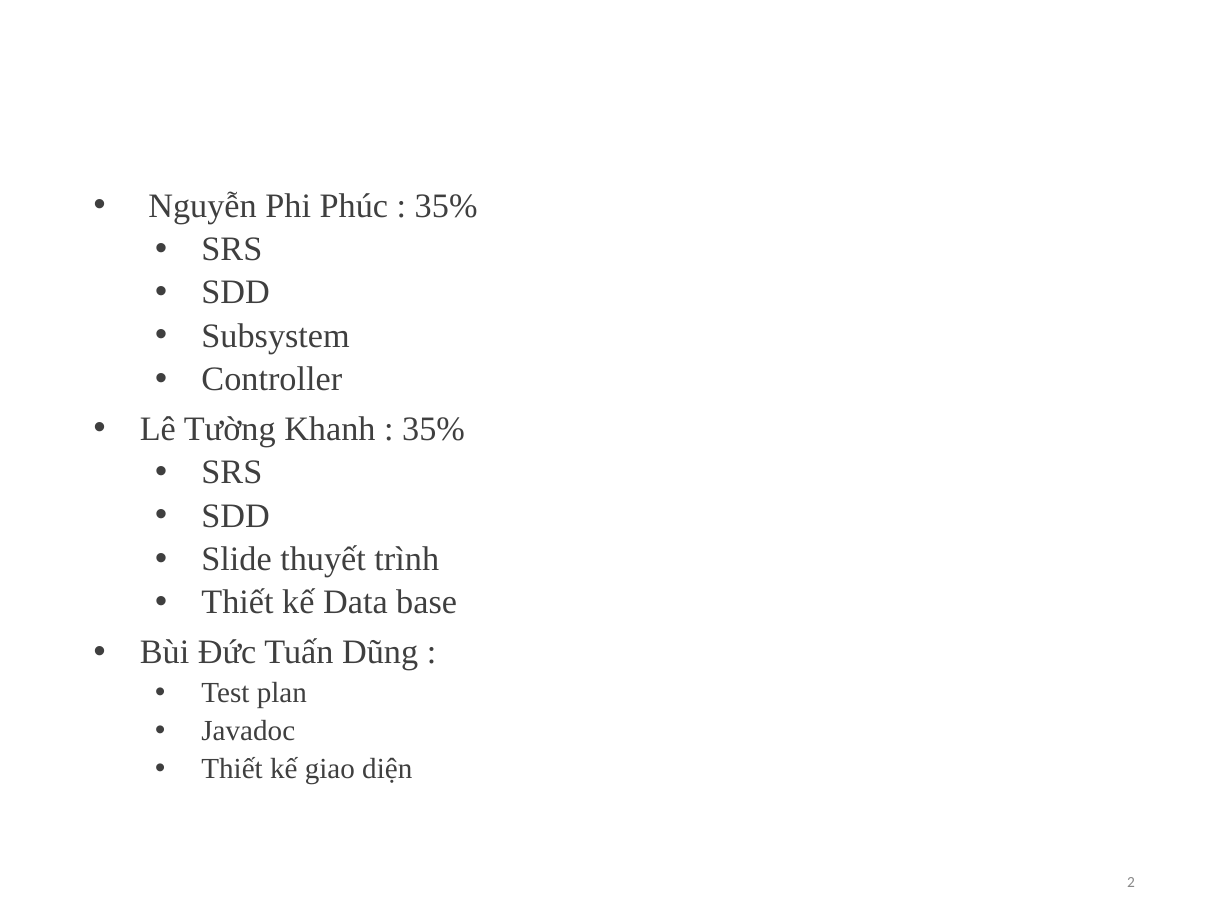
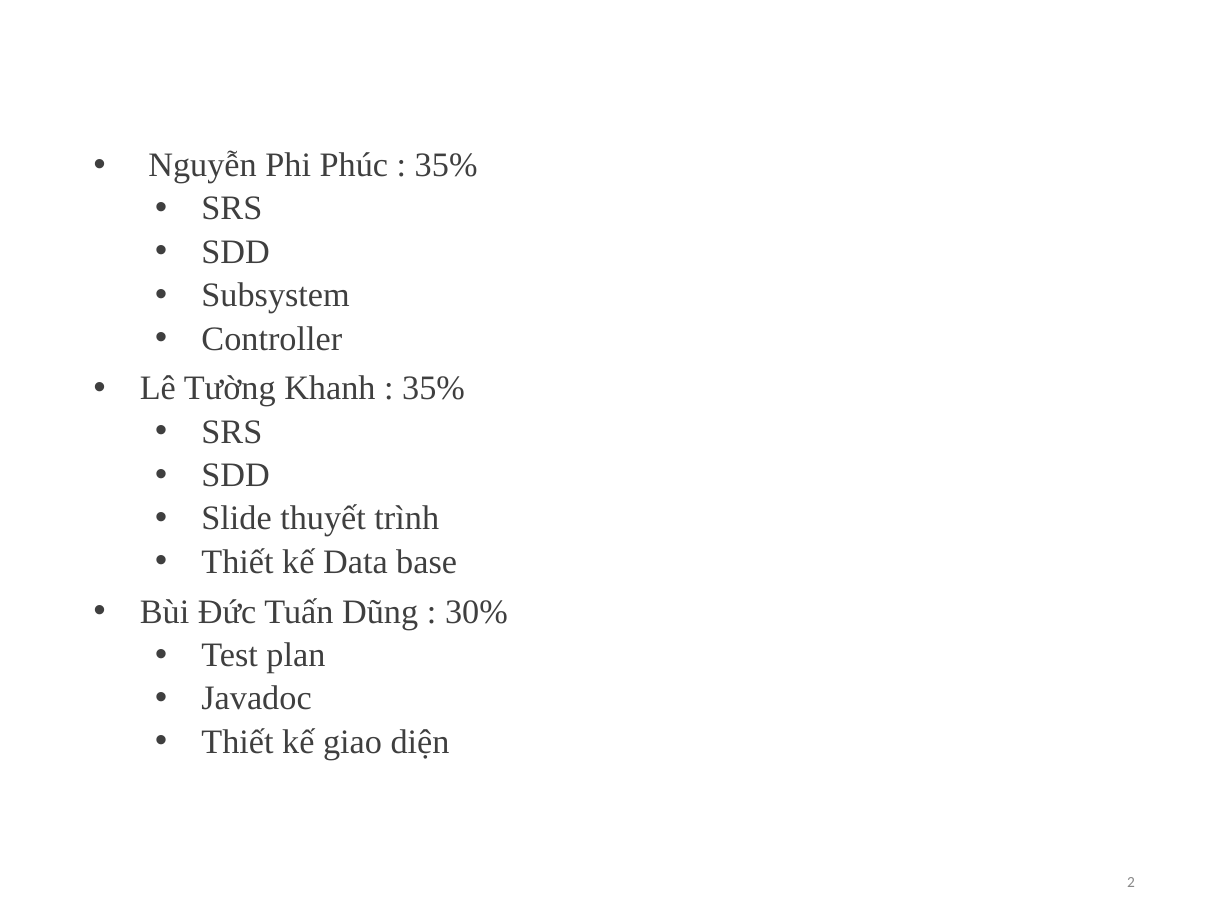
Before and after one commit to ltkvyvp/TKXDPM.KSTN.20211-08, a slide deck: slide 2 of FinalProject/Design/slide.pptx. Drawn at 1232x924 pixels with LibreOffice and Linux fonts; fonts in the diff are those of the drawing; background and template pictures are left out. Boxes give left, top, right and bottom in pixels: in the first picture for what was removed or moved away, otherwise in the second. Text is boxed around its words. In the diff, an @@ line names an element or a change of style, - is before the commit and + after.

```diff
--- a/FinalProject/Design/slide.pptx
+++ b/FinalProject/Design/slide.pptx
@@ text "Nguyễn Phi Phúc : 35%": place and size @@
-text "Nguyễn Phi Phúc : 35%" at [140,191,478,783]
+text "Nguyễn Phi Phúc : 35%" at [140,150,508,760]
@@ text at [140,598,508,630]: text changed @@
-• Bùi Đức Tuấn Dũng :
+• Bùi Đức Tuấn Dũng : 30%
@@ text at [201,642,450,760]: size 17 to 20 pt in "Test plan", "Javadoc", "Thiết kế giao diện" @@
```
Also in this commit, not shown: 2 other slides changed, 1 slide added, 5 other files.
